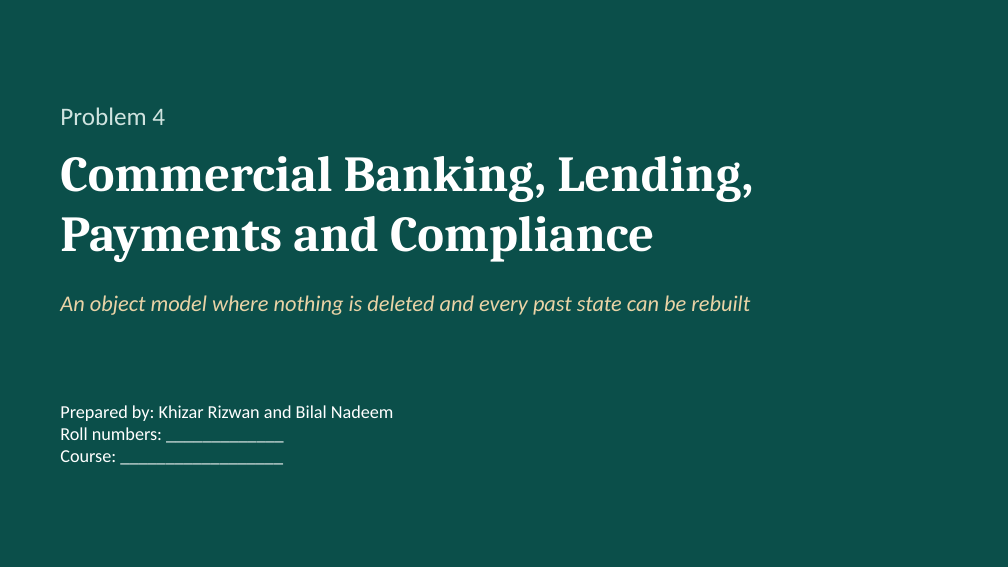
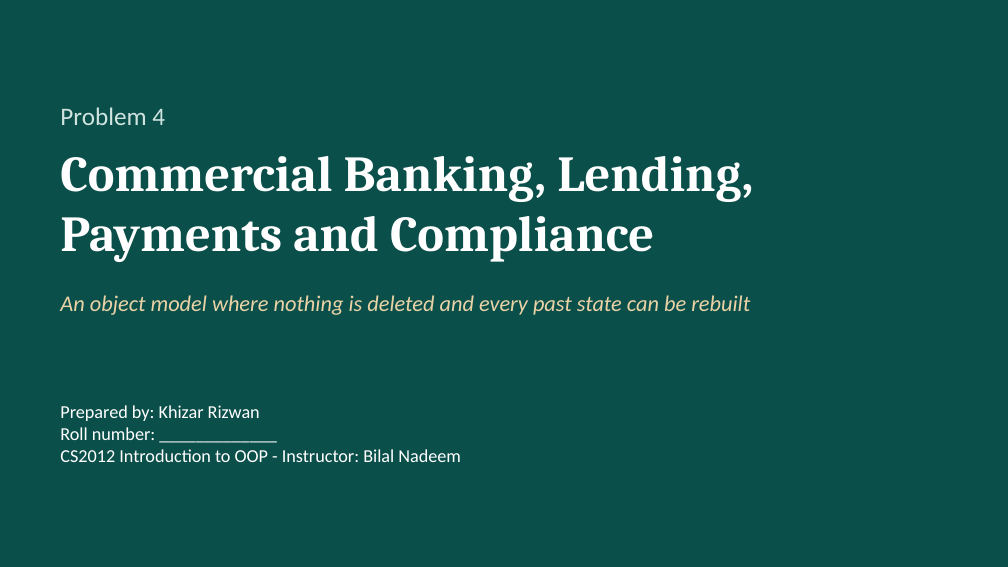
Before and after one commit to l255668-hash/commercial-banking, a slide deck: slide 1 of docs/Viva_Presentation.pptx. Drawn at 1008x567 pixels with LibreOffice and Linux fonts; fonts in the diff are those of the drawing. Boxes give left, top, right and bottom in pixels: in the first picture for what was removed or moved away, otherwise in the second. Text is boxed around its words. In the diff, an @@ line names an element or a change of style, - is before the commit and + after.

```diff
--- a/docs/Viva_Presentation.pptx
+++ b/docs/Viva_Presentation.pptx
@@ text at box(60, 405, 461, 462): text changed @@
-Prepared by: Khizar Rizwan and Bilal Nadeem
-Roll numbers: _____________
-Course: __________________
+Prepared by: Khizar Rizwan
+Roll number: _____________
+CS2012 Introduction to OOP - Instructor: Bilal Nadeem
```
Also in this commit, not shown: 14 other files.
